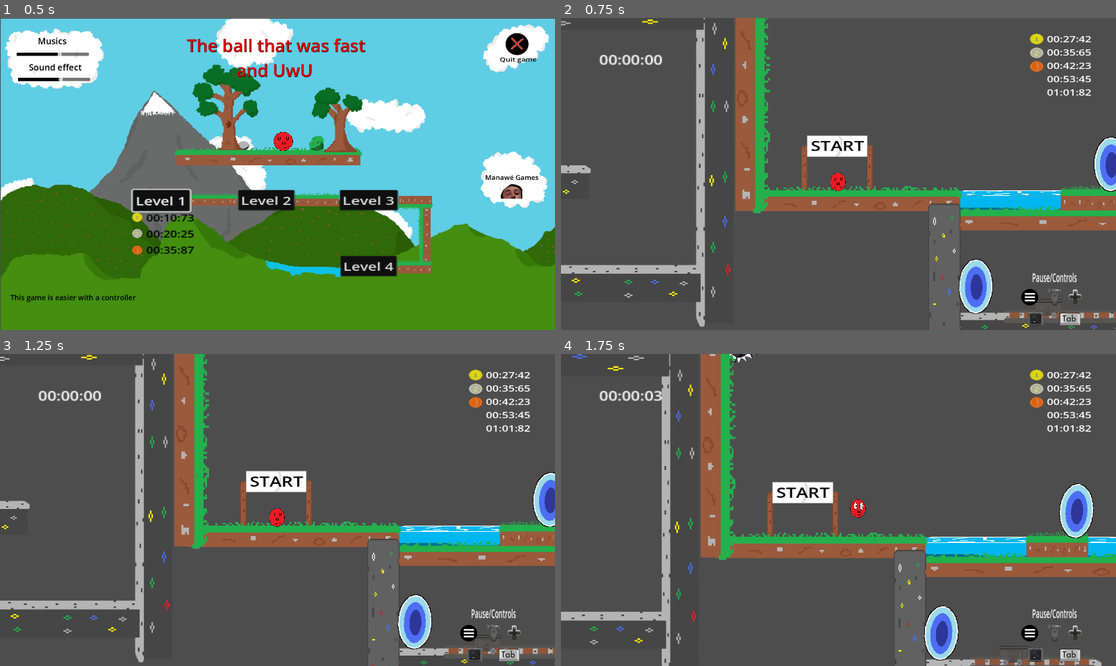
Above: before the commit, frames 1-4 (two rows, left to right).
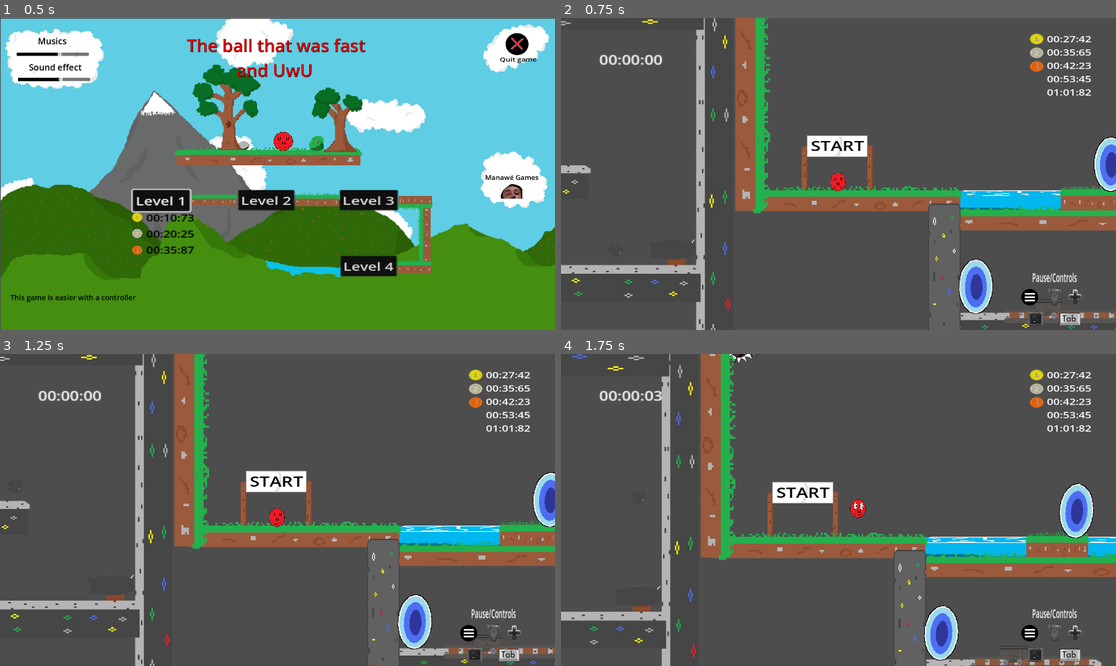
Above: after the commit, the same moments.

Repository: Mahnwe/TheBallThatWasUwU
Game: Godot game, scene res://Scenes/menu.tscn
Two runs of this game, one before a commit and one after it. Both use one fixed random seed, a clock stepped at 60 frames per second and the inputs below. Sound files missing from this copy of the repository are replaced by a short silence.
Inputs (mouse positions are in pixels of both pictures, inside the frame that each line leads up to):
- Up to frame 1 (0.5 s): no input
- Up to frame 2 (0.75 s): click "Level 4" at 0.5 s
- Up to frame 3 (1.25 s): no input
- Up to frame 4 (1.75 s): tap Enter at 1.25 s; move the mouse to (960, 494) at 1.27 s; hold D (move_right) from 1.28 s (still down); tap F (next_level) at 1.35 s; click (960, 494) at 1.42 s; tap Space (jump) at 1.52 s

Frame 1 is identical in both runs. In frame 2, 0.6% of the frame differs, in the area x 10-31%, y 0-100%; in frame 3, 0.6%, in the area x 1-31%, y 0-100%; in frame 4, 0.6%.

Commit message:
Level 4 : Work on level design and setup patrols

Diff:
--- a/Scenes/level4.tscn
+++ b/Scenes/level4.tscn
@@ -19,6 +19,8 @@
 [ext_resource type="Texture2D" uid="uid://dkafg7yg0dgtt" path="res://Arts/RailsSprite/CartSprite.png" id="17_nr1d8"]
 [ext_resource type="PackedScene" uid="uid://dss5xj26b0dfl" path="res://Scenes/finish.tscn" id="18_rc5ql"]
 [ext_resource type="PackedScene" uid="uid://cl7gj22hnfxog" path="res://Scenes/finish_ui.tscn" id="19_mmpto"]
+[ext_resource type="PackedScene" uid="uid://dirhjvk3xk4re" path="res://Scenes/cannon.tscn" id="20_lku4j"]
+[ext_resource type="PackedScene" uid="uid://7qfwpggjf11t" path="res://Scenes/save_point.tscn" id="21_w7q8s"]
 
 [sub_resource type="Curve2D" id="Curve2D_wok5w"]
 _data = {
@@ -37,6 +39,24 @@
 
 [sub_resource type="RectangleShape2D" id="RectangleShape2D_he6x8"]
 size = Vector2(542.845, 106.212)
+
+[sub_resource type="Curve2D" id="Curve2D_8ktxx"]
+_data = {
+"points": PackedVector2Array(0, 0, 0, 0, -5453, -927, 0, 0, 0, 0, -5458, -1037, 0, 0, 0, 0, -5456, -1142, 0, 0, 0, 0, -5457, -1316, 0, 0, 0, 0, -5453, -927)
+}
+point_count = 5
+
+[sub_resource type="Curve2D" id="Curve2D_16vcj"]
+_data = {
+"points": PackedVector2Array(0, 0, 0, 0, -5184, -1319, 0, 0, 0, 0, -5182, -1207, 0, 0, 0, 0, -5181, -1141, 0, 0, 0, 0, -5181, -1050, 0, 0, 0, 0, -5181, -942, 0, 0, 0, 0, -5183, -1279, 0, 0, 0, 0, -5184, -1319)
+}
+point_count = 7
+
+[sub_resource type="Curve2D" id="Curve2D_3ogpq"]
+_data = {
+"points": PackedVector2Array(0, 0, 0, 0, -4944, -947, 0, 0, 0, 0, -4947, -1065, 0, 0, 0, 0, -4947, -1169, 0, 0, 0, 0, -4950, -1312, 0, 0, 0, 0, -4944, -947)
+}
+point_count = 5
 
 [node name="level4" type="Node2D"]
 script = ExtResource("1_aw8g7")
@@ -182,8 +202,8 @@
 skew = 0.00281227
 
 [node name="platform7" parent="." instance=ExtResource("9_ujhmm")]
-position = Vector2(-2484, -788)
-scale = Vector2(0.840007, 1)
+position = Vector2(-2374, -788)
+scale = Vector2(0.640007, 1)
 
 [node name="platform9" parent="." instance=ExtResource("9_ujhmm")]
 position = Vector2(-4644, 254)
@@ -242,7 +262,7 @@
 scale = Vector2(0.88, 0.8)
 
 [node name="platform16" parent="." instance=ExtResource("9_ujhmm")]
-position = Vector2(-2900, -450)
+position = Vector2(-2880, -450)
 rotation = 3.14159
 scale = Vector2(1.55558, 1)
 
@@ -303,9 +323,9 @@
 scale = Vector2(0.599998, 0.76)
 
 [node name="platform23" parent="." instance=ExtResource("9_ujhmm")]
-position = Vector2(-3332, -1045)
+position = Vector2(-3332, -929)
 rotation = -1.5708
-scale = Vector2(1.24, 1)
+scale = Vector2(1.44, 1)
 
 [node name="platform24" parent="." instance=ExtResource("9_ujhmm")]
 position = Vector2(-4409, -1983)
@@ -326,11 +346,91 @@
 position = Vector2(-2822, -673)
 scale = Vector2(0.329639, 0.667853)
 
+[node name="Cannon" parent="." groups=["cannon_group"] instance=ExtResource("20_lku4j")]
+position = Vector2(-4719, 781)
+flip_value = 1
+ball_speed = 10
+
+[node name="Cannon2" parent="." groups=["cannon_group"] instance=ExtResource("20_lku4j")]
+position = Vector2(-4182, 494)
+is_going_left = true
+ball_speed = 10
+
+[node name="Cannon3" parent="." groups=["cannon_group"] instance=ExtResource("20_lku4j")]
+position = Vector2(-4773, 199)
+flip_value = 1
+ball_speed = 10
+
+[node name="platform28" parent="." instance=ExtResource("9_ujhmm")]
+z_index = -1
+position = Vector2(-4808, 187)
+scale = Vector2(0.12, 0.760001)
+
+[node name="Path2D3" type="Path2D" parent="."]
+curve = SubResource("Curve2D_8ktxx")
+
+[node name="PathFollow2D" type="PathFollow2D" parent="Path2D3"]
+position = Vector2(-5453, -927)
+rotation = -1.61622
+rotates = false
+
+[node name="Spike" parent="Path2D3/PathFollow2D" groups=["spike_on_patrol"] instance=ExtResource("7_p558y")]
+position = Vector2(-18.7534, -27.8803)
+scale = Vector2(0.266282, 0.192662)
+
+[node name="Path2D4" type="Path2D" parent="."]
+curve = SubResource("Curve2D_16vcj")
+
+[node name="PathFollow2D" type="PathFollow2D" parent="Path2D4"]
+position = Vector2(-5184, -1319)
+rotation = 1.55691
+rotates = false
+
+[node name="Spike" parent="Path2D4/PathFollow2D" groups=["spike_on_patrol"] instance=ExtResource("7_p558y")]
+position = Vector2(-16.6512, -25.2337)
+scale = Vector2(0.266282, 0.192662)
+
+[node name="Path2D5" type="Path2D" parent="."]
+curve = SubResource("Curve2D_3ogpq")
+
+[node name="PathFollow2D" type="PathFollow2D" parent="Path2D5"]
+position = Vector2(-4944, -947)
+rotation = -1.59621
+rotates = false
+
+[node name="Spike" parent="Path2D5/PathFollow2D" groups=["spike_on_patrol"] instance=ExtResource("7_p558y")]
+position = Vector2(-18.3331, -26.4745)
+scale = Vector2(0.266282, 0.192662)
+
 [node name="Finish" parent="." instance=ExtResource("18_rc5ql")]
-position = Vector2(-2224, -774)
+position = Vector2(-2142, -774)
 scale = Vector2(0.479996, 0.56)
 
 [node name="FinishUI" parent="Finish" instance=ExtResource("19_mmpto")]
+visible = false
+
+[node name="Cannon4" parent="." groups=["cannon_group"] instance=ExtResource("20_lku4j")]
+position = Vector2(-3941, -1506)
+flip_value = 1
+ball_speed = 8
+
+[node name="Cannon5" parent="." groups=["cannon_group"] instance=ExtResource("20_lku4j")]
+position = Vector2(-3321, -1260)
+is_going_left = true
+ball_speed = 8
+
+[node name="Cannon6" parent="." groups=["cannon_group"] instance=ExtResource("20_lku4j")]
+position = Vector2(-3953, -1034)
+flip_value = 1
+ball_speed = 8
+
+[node name="SavePoint" parent="." instance=ExtResource("21_w7q8s")]
+position = Vector2(-4130, -1279)
+scale = Vector2(0.58183, 0.520863)
+
+[node name="SavePoint2" parent="." instance=ExtResource("21_w7q8s")]
+position = Vector2(-3937, -74)
+scale = Vector2(0.58183, 0.520863)
 
 [connection signal="player_exited_start_area" from="StartArea" to="." method="_on_start_area_player_exited_start_area"]
 [connection signal="continue_is_clicked" from="Player/Pause" to="." method="_on_pause_continue_is_clicked"]
@@ -344,5 +444,16 @@
 [connection signal="body_entered" from="EasyPortal" to="." method="_on_easy_portal_body_entered"]
 [connection signal="body_entered" from="Path2D/PathFollow2D/HardRockMovingPlatform/HardPlatformTrigger" to="." method="_on_hard_platform_trigger_body_entered"]
 [connection signal="body_entered" from="Path2D2/PathFollow2D/EasyRockPlatform/EasyPlatformTrigger" to="." method="_on_easy_platform_trigger_body_entered"]
+[connection signal="player_dead_by_cannon_ball" from="Cannon" to="." method="_on_cannon_player_dead_by_cannon_ball"]
+[connection signal="player_dead_by_cannon_ball" from="Cannon2" to="." method="_on_cannon_player_dead_by_cannon_ball"]
+[connection signal="player_dead_by_cannon_ball" from="Cannon3" to="." method="_on_cannon_player_dead_by_cannon_ball"]
+[connection signal="spike_hit" from="Path2D3/PathFollow2D/Spike" to="." method="_on_spike_spike_hit"]
+[connection signal="spike_hit" from="Path2D4/PathFollow2D/Spike" to="." method="_on_spike_spike_hit"]
+[connection signal="spike_hit" from="Path2D5/PathFollow2D/Spike" to="." method="_on_spike_spike_hit"]
 [connection signal="player_entered" from="Finish" to="." method="_on_finish_player_entered"]
 [connection signal="next_level_pressed" from="Finish/FinishUI" to="." method="_on_finish_ui_next_level_pressed"]
+[connection signal="player_dead_by_cannon_ball" from="Cannon4" to="." method="_on_cannon_player_dead_by_cannon_ball"]
+[connection signal="player_dead_by_cannon_ball" from="Cannon5" to="." method="_on_cannon_player_dead_by_cannon_ball"]
+[connection signal="player_dead_by_cannon_ball" from="Cannon6" to="." method="_on_cannon_player_dead_by_cannon_ball"]
+[connection signal="player_entered" from="SavePoint" to="." method="_on_save_point_player_entered"]
+[connection signal="player_entered" from="SavePoint2" to="." method="_on_save_point_player_entered"]
--- a/Scenes/save_point.tscn
+++ b/Scenes/save_point.tscn
@@ -40,5 +40,6 @@
 
 [node name="SaveSound" type="AudioStreamPlayer" parent="." groups=["sound_effect_group"]]
 stream = ExtResource("3_ogtmp")
+volume_db = -3.586
 
 [connection signal="body_entered" from="SaveArea" to="." method="_on_save_area_body_entered"]
--- a/Scripts/level_4.gd
+++ b/Scripts/level_4.gd
@@ -139,6 +139,38 @@
 	$Player.get_child(1).animation = "stay"
 	$Player.position = Vector2(save_position_x,save_position_y)
 	$Player.get_child(0).get_child(0).get_child(0).get_child(0).set_process(true)
+	reset_patrols_progress()
+	enable_patrol_groups()
+
+func _on_cannon_player_dead_by_cannon_ball():
+	disable_patrol_groups()
+	display_dead_sprite_and_pause_timer_until_respawn("BOOM !")
+	await get_tree().create_timer(0.5).timeout;
+	if save_position_x == start_position_x:
+		call_deferred("restart_scene")
+	else:
+		put_player_to_save_position_and_unpause_timer()
+		for member in get_tree().get_nodes_in_group("cannon_group"):
+			member.set_process(true)
+
+func disable_patrol_groups():
+	for member in get_tree().get_nodes_in_group("spike_on_patrol"):
+			member.set_process(false)
+	for member in get_tree().get_nodes_in_group("platform_on_patrol"):
+			member.set_process(false)
+
+func enable_patrol_groups():
+	if(get_tree() != null):
+		for member in get_tree().get_nodes_in_group("spike_on_patrol"):
+				member.set_process(true)
+		for member in get_tree().get_nodes_in_group("platform_on_patrol"):
+				member.set_process(true)
+
+func reset_patrols_progress():
+	for member in get_tree().get_nodes_in_group("spike_on_patrol"):
+			member.get_parent().progress = 0
+	for member in get_tree().get_nodes_in_group("platform_on_patrol"):
+			member.get_parent().progress = 0
 
 
 func _on_game_area_player_exited_game_area():
Not shown: 1 places in Scenes/level4.tscn that only renumber resources
